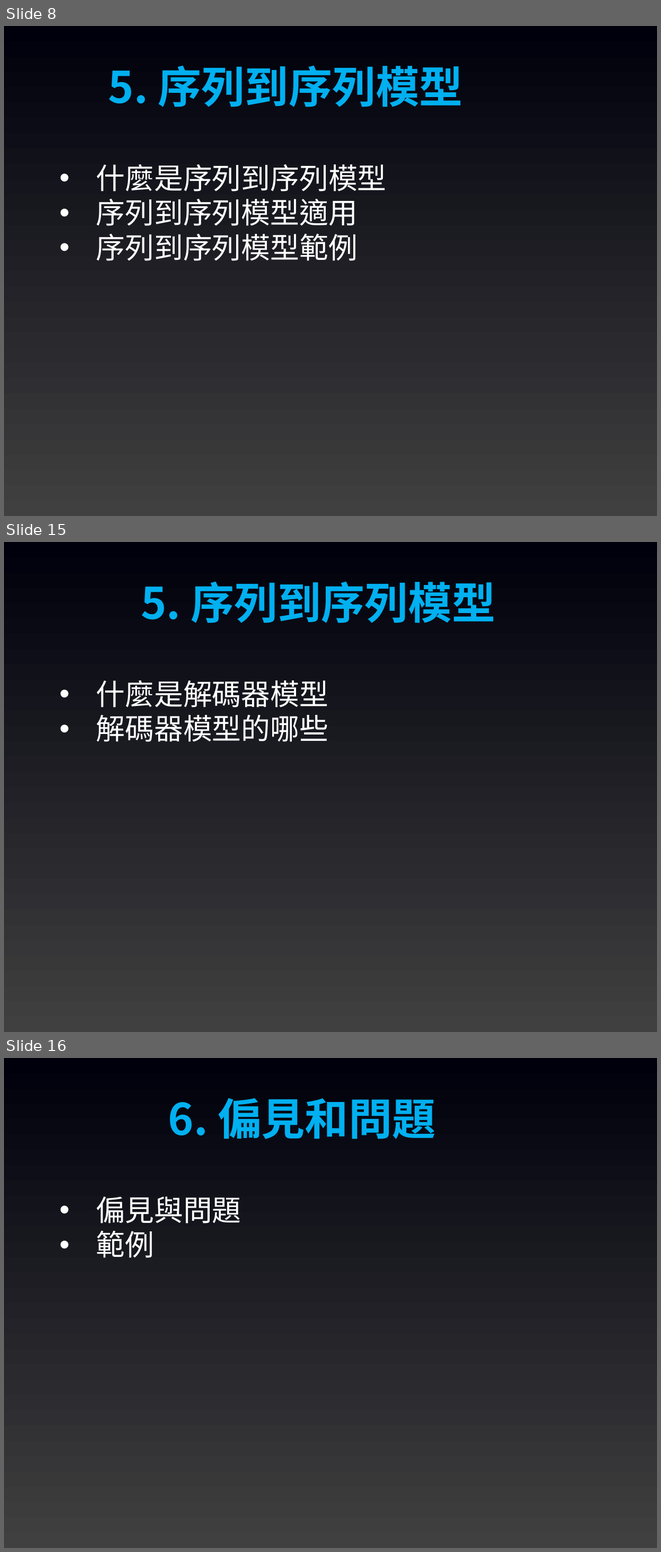
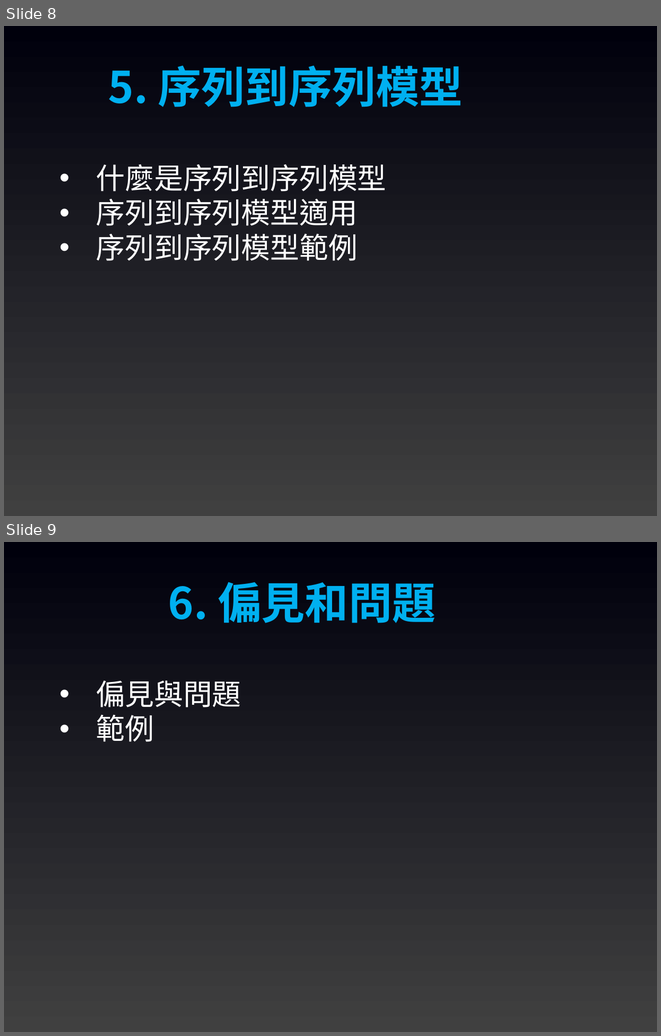
Before and after one commit to joshhu/mustllm2024, a slide deck: Slides/Week03/00：課程大綱.pptx. Shown one above the other, each under a label of ours: slides 8, 15 and 16 before the commit, slides 8 and 9 after it; the slides between them are not shown. The pictures are 661x1552 and 661x1036 pixels, drawn with LibreOffice and Linux fonts; fonts in the diff are those of the drawing. Boxes give left, top, right and bottom in pixels: in the first picture for what was removed or moved away, otherwise in the second. Text is boxed around its words. In the diff, an @@ line names an element or a change of style, - is before the commit and + after.

```diff
--- a/Slides/Week03/00：課程大綱.pptx
+++ b/Slides/Week03/00：課程大綱.pptx
@@ slide 15 removed at [4,542,657,1032], background gradient #404040 to #00000C @@
@@ text removed at [141,581,495,623] @@
-5. 序列到序列模型
@@ text removed at [96,680,328,742] @@
-• 什麼是解碼器模型
-• 解碼器模型的哪些
@@ what was slide 16 is now slide 9 @@
```
Also in this commit, not shown: 6 other slides removed, 7 other files.
